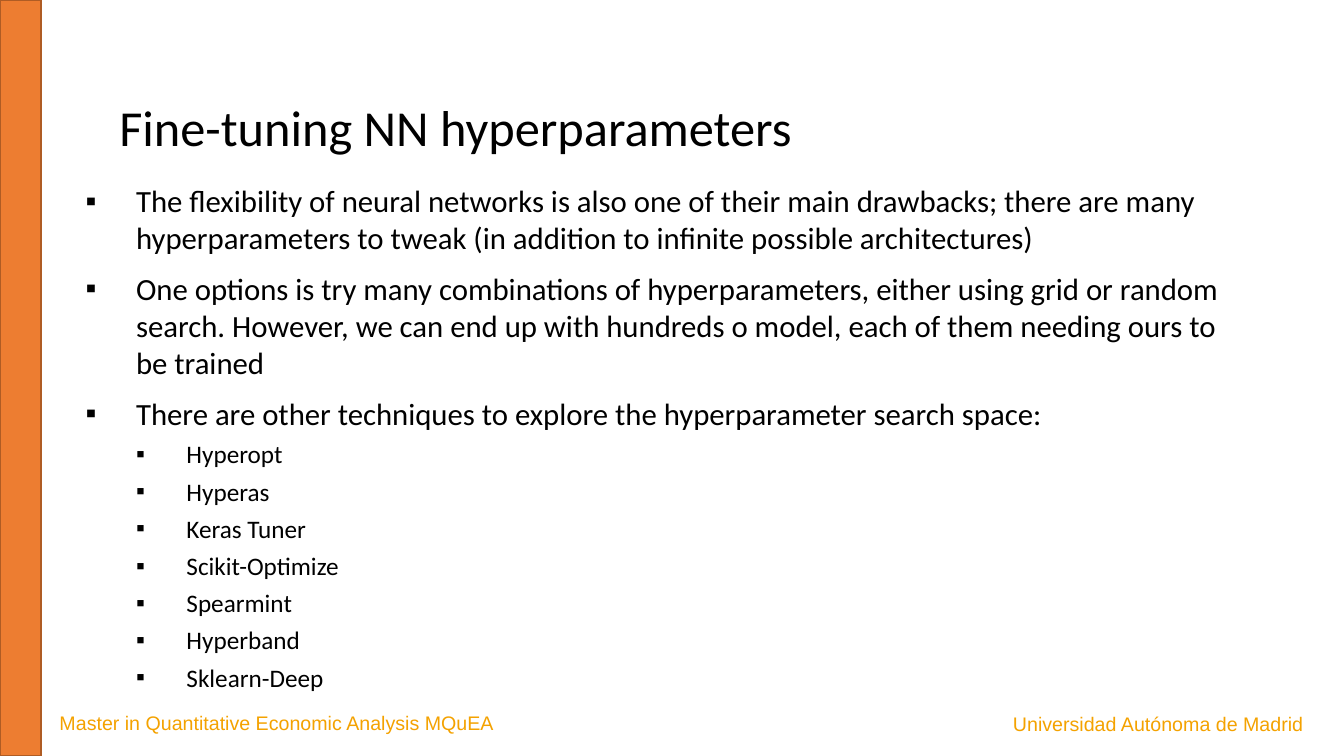
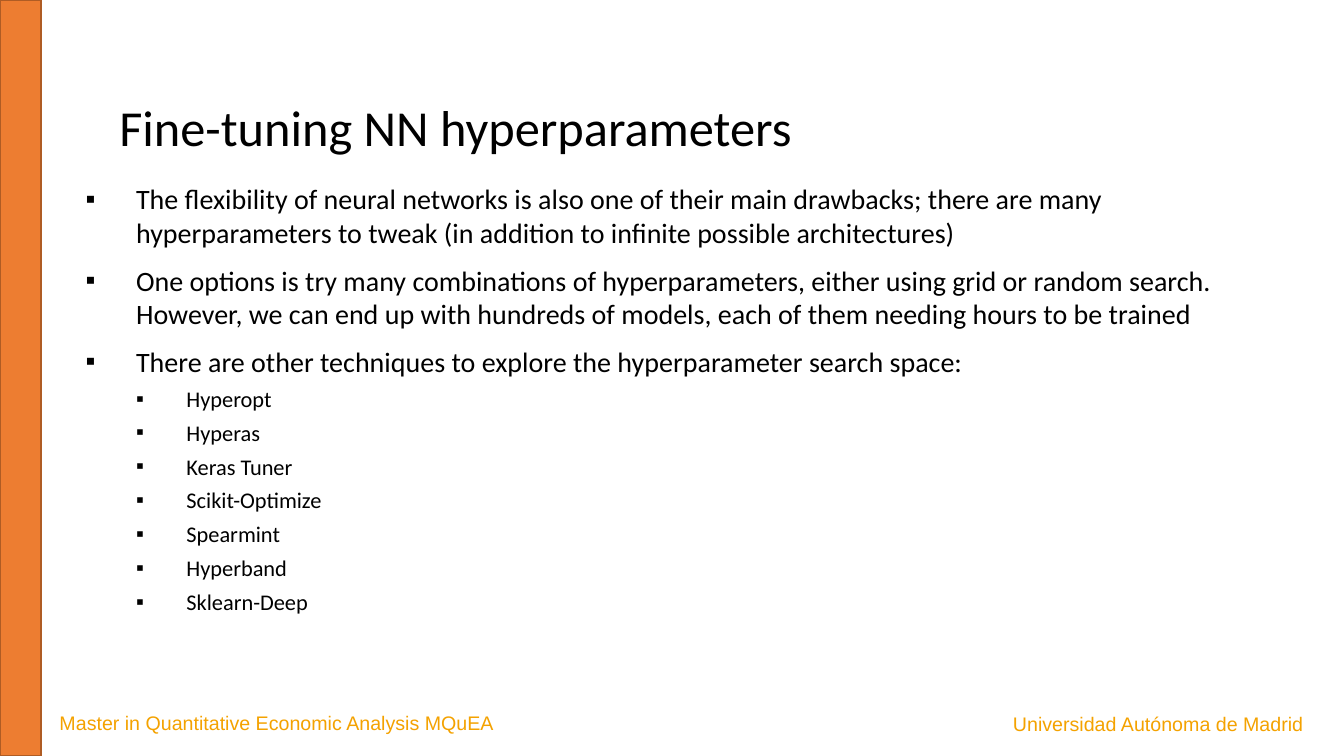
Before and after one commit to JavierBas/IMLEF-MQuEA, a slide deck: slide 18 of Course content/Slides/Topic 6 - Artificial Neural Networks.pptx. Drawn at 1344x756 pixels with LibreOffice and Linux fonts; fonts in the diff are those of the drawing. Boxes give left, top, right and bottom in pixels: in the first picture for what was removed or moved away, otherwise in the second. Text is boxed around its words. In the diff, an @@ line names an element or a change of style, - is before the commit and + after.

```diff
--- a/Course content/Slides/Topic 6 - Artificial Neural Networks.pptx
+++ b/Course content/Slides/Topic 6 - Artificial Neural Networks.pptx
@@ text at (136, 189, 1102, 614): size 22 to 20 pt in "The flexibility of neural networks is also ...", "There are other techniques to explore the ..."; size 18 to 16 pt in "Hyperopt", "Hyperas", "Keras Tuner", "Scikit-Optimize" and 3 more places @@
@@ text at (136, 271, 1210, 329): text changed; size 22 to 20 pt @@
-▪ One options is try many combinations of hyperparameters, either using grid or random search. However, we can end up with hundreds o model, each of them needing ours to be trained
+▪ One options is try many combinations of hyperparameters, either using grid or random search. However, we can end up with hundreds of models, each of them needing hours to be trained
```
Also in this commit, not shown: 4 other slides changed.
